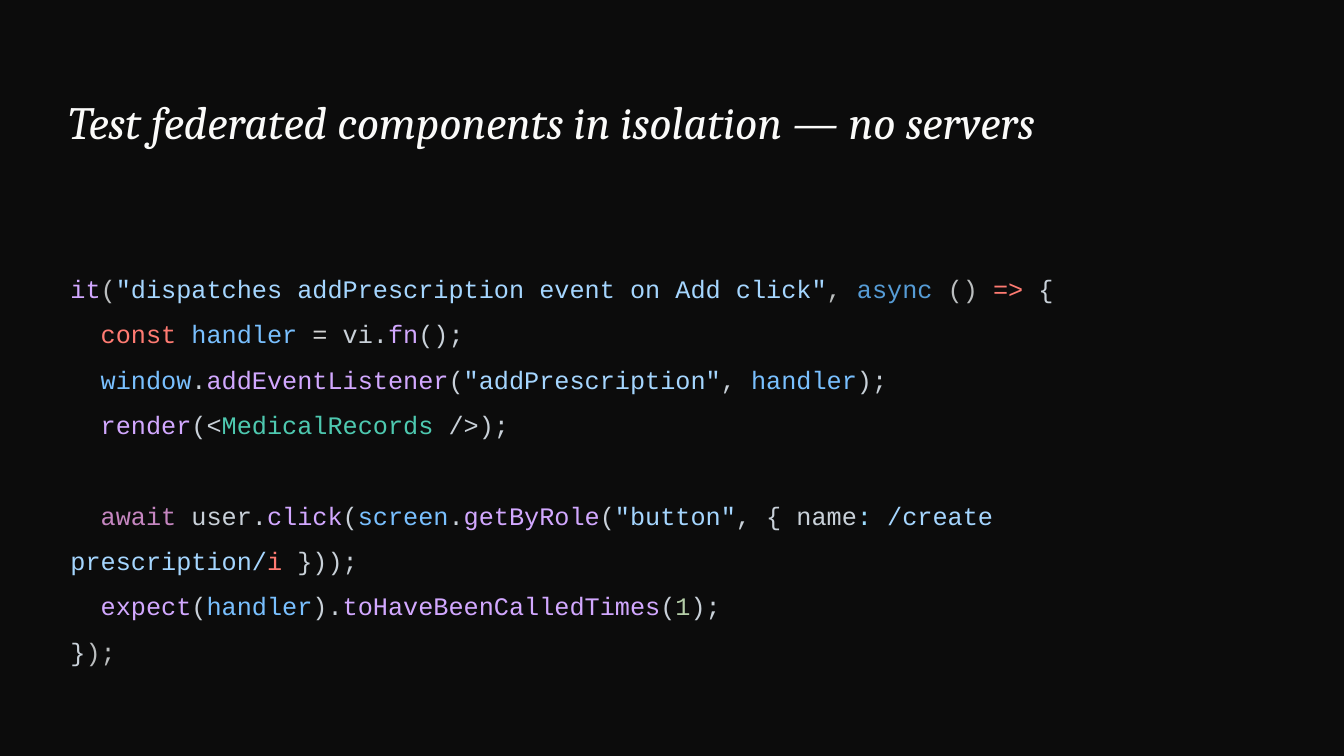
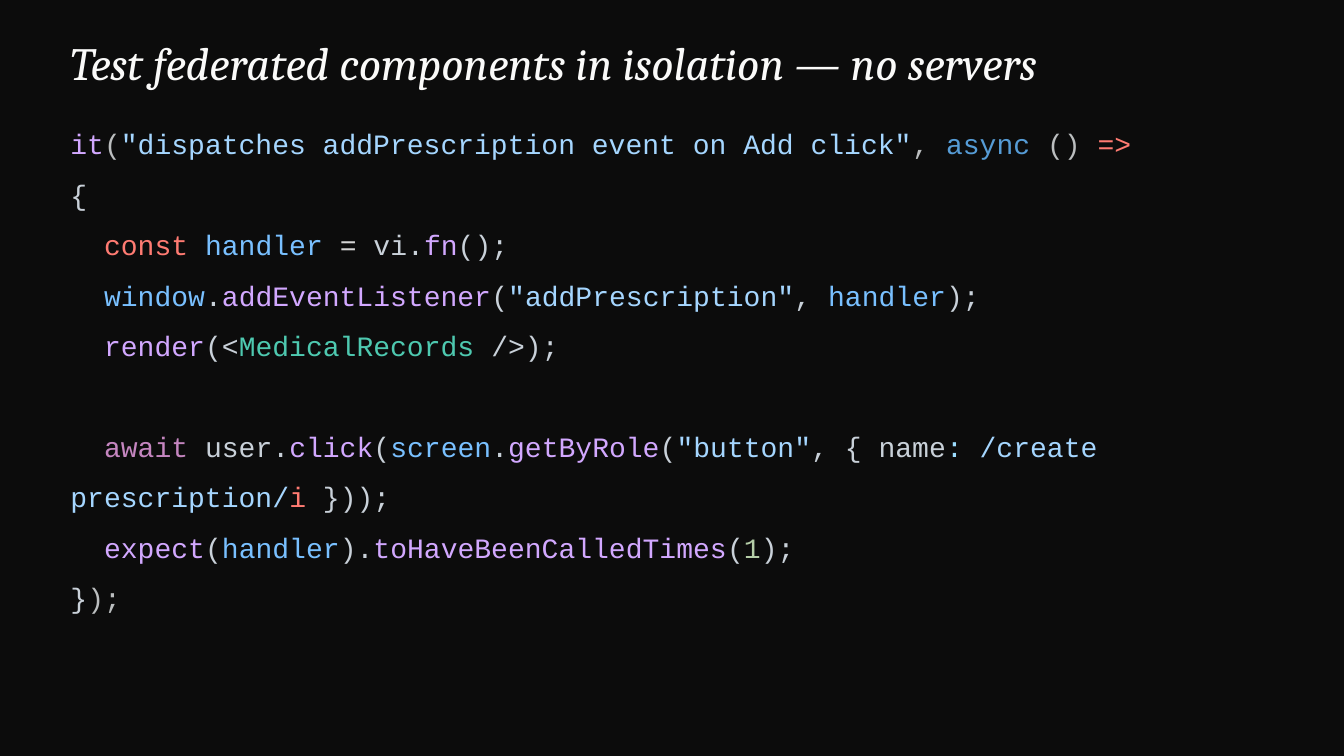
Before and after one commit to devlinduldulao/module-federation-demo, a slide deck: slide 43 of presentation/module-federation.pptx (slide 46 before the commit). Drawn at 1344x756 pixels with LibreOffice and Linux fonts; fonts in the diff are those of the drawing. Boxes give left, top, right and bottom in pixels: in the first picture for what was removed or moved away, otherwise in the second. Text is boxed around its words. In the diff, an @@ line names an element or a change of style, - is before the commit and + after.

```diff
--- a/presentation/module-federation.pptx
+++ b/presentation/module-federation.pptx
@@ text "Test federated components in isolation ...": place and size @@
-text "Test federated components in isolation ..." at [68,106,1035,149]
+text "Test federated components in isolation ..." at [70,47,1037,90]
@@ text "it("dispatches addPrescription event on Add ...": place and size @@
-text "it("dispatches addPrescription event on Add ..." at [70,279,993,621]
+text "it("dispatches addPrescription event on Add ..." at [70,135,1098,564]
@@ text "it("dispatches addPrescription event on Add ..." at [70,135,1098,564]: size 18 to 20 pt @@
```
Also in this commit, not shown: 11 other slides changed, 6 slides removed, 25 other files.
